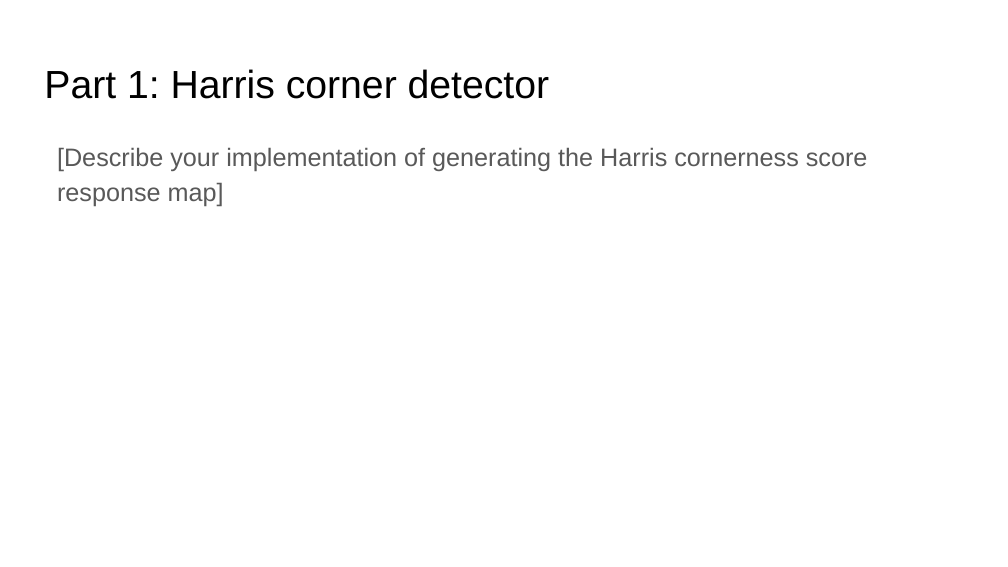
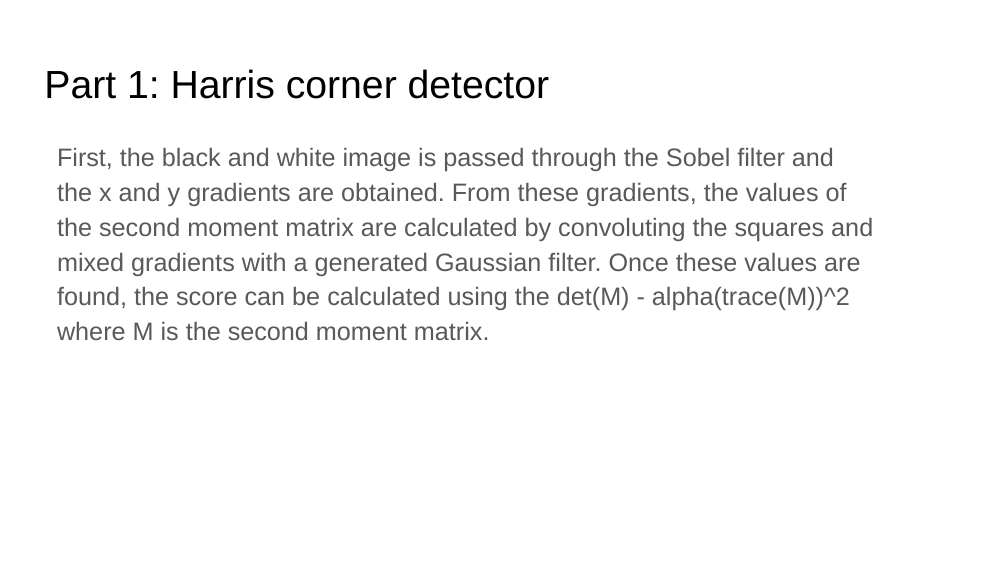
Before and after one commit to AaronLopes/vision-projs, a slide deck: slide 4 of cv_proj4_release/cv_proj4_template.pptx. Drawn at 1008x567 pixels with LibreOffice and Linux fonts; fonts in the diff are those of the drawing. Boxes give left, top, right and bottom in pixels: in the first picture for what was removed or moved away, otherwise in the second. Text is boxed around its words. In the diff, an @@ line names an element or a change of style, - is before the commit and + after.

```diff
--- a/cv_proj4_release/cv_proj4_template.pptx
+++ b/cv_proj4_release/cv_proj4_template.pptx
@@ text at (x1=57, y1=147, x2=873, y2=340): text changed @@
-[Describe your implementation of generating the Harris cornerness score response map]
+First, the black and white image is passed through the Sobel filter and the x and y gradients are obtained. From these gradients, the values of the second moment matrix are calculated by convoluting the squares and mixed gradients with a generated Gaussian filter. Once these values are found, the score can be calculated using the det(M) - alpha(trace(M))^2 where M is the second moment matrix.
```
Also in this commit, not shown: 4 other slides changed, 4 other files.
